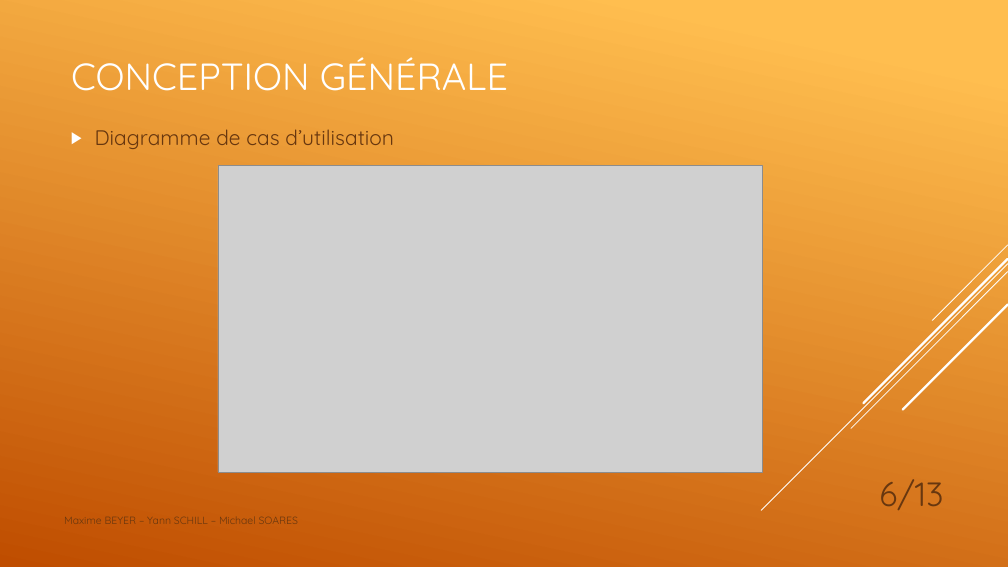
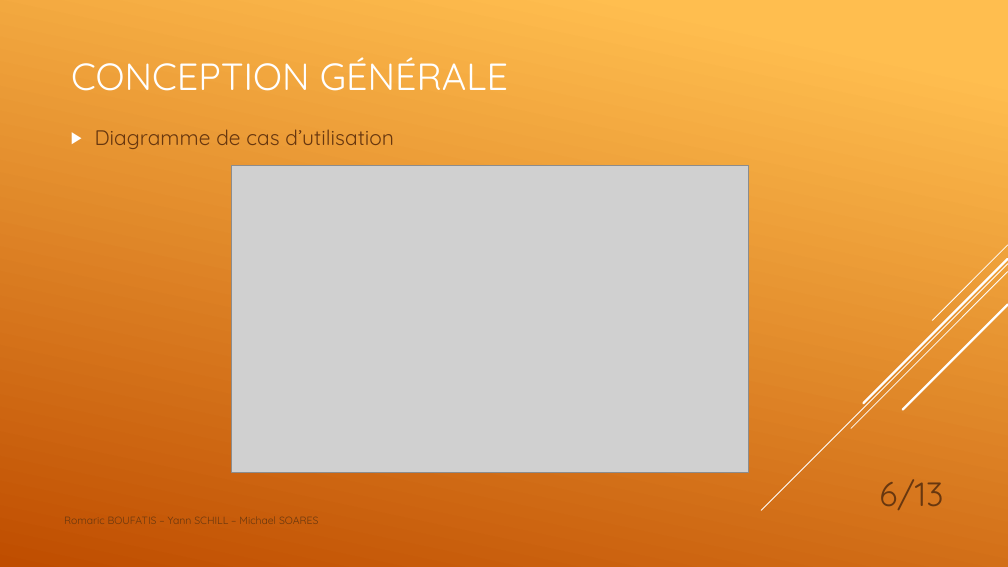
Before and after one commit to Azzur/Game-GaG, a slide deck: slide 6 of PPT.pptx. Drawn at 1008x567 pixels with LibreOffice and Linux fonts; fonts in the diff are those of the drawing; grey boxes stand for pictures; background and template pictures are left out. Boxes give left, top, right and bottom in pixels: in the first picture for what was removed or moved away, otherwise in the second. Text is boxed around its words. In the diff, an @@ line names an element or a change of style, - is before the commit and + after.

```diff
--- a/PPT.pptx
+++ b/PPT.pptx
@@ picture: place and size @@
-picture at (218, 166, 762, 472)
+picture at (231, 166, 749, 472)
@@ text at (64, 516, 318, 524): text changed @@
-Maxime BEYER – Yann SCHILL – Michael SOARES
+Romaric BOUFATIS – Yann SCHILL – Michael SOARES
```
Also in this commit, not shown: 12 other slides changed, 3 slides added.
